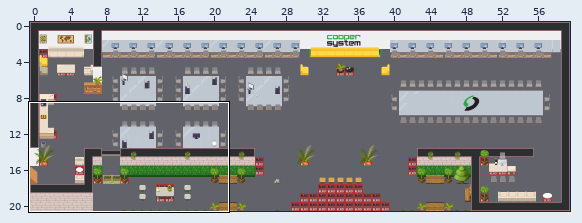
Level history. Tiled map (JSON): map.tmj. Above, an overview of the earlier version with the close-up marked.
Close-up. Before:
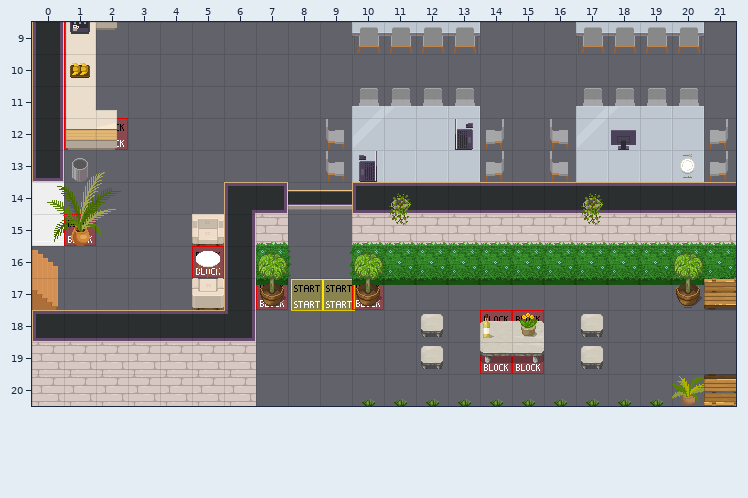
Cells are 32x32 px. Shown: x 0..21, y 9..20. The commit also changed other parts of the map, which this record leaves out.
And afterwards:
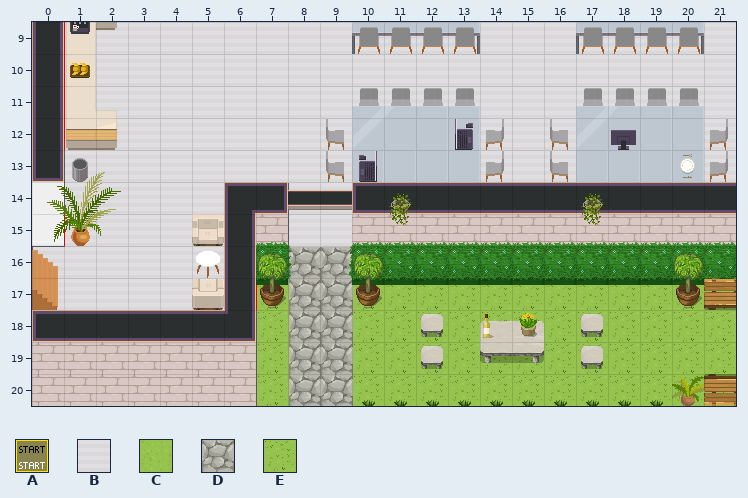
Key: from "Chunk 1": A 1, B 6, C 7, D 8, E 9.
_ is an empty cell.
Tiles of an added or newly shown layer are drawn over the layers below it.
From old to new:
Layer "start":
The edit erases tile A in row 17 at x 8 to 9.
Layer "floor/floor-external" (now shown):
The edit adds tile C in row 15 at x 8 to 9.
The edit adds tile D in rows 16 to 20 at x 8 to 9.
The edit adds tile E in rows 17 to 20 at x 7 and 10 to 21.
Layer "floor/floor-internal" (now shown):
The edit adds tile B in rows 9 to 11 at x 1 to 21; in rows 12 to 13 at x 1 to 9, 13 to 16 and 20 to 21; in rows 14 to 15 at x 1 to 5 and 8 to 9; in row 16 at x 0 to 5; in row 17 at x 0 to 4.
Changed places in both close-ups, as pixel boxes (x1, y1, x2, y2):
changed: (33, 23, 736, 406)
